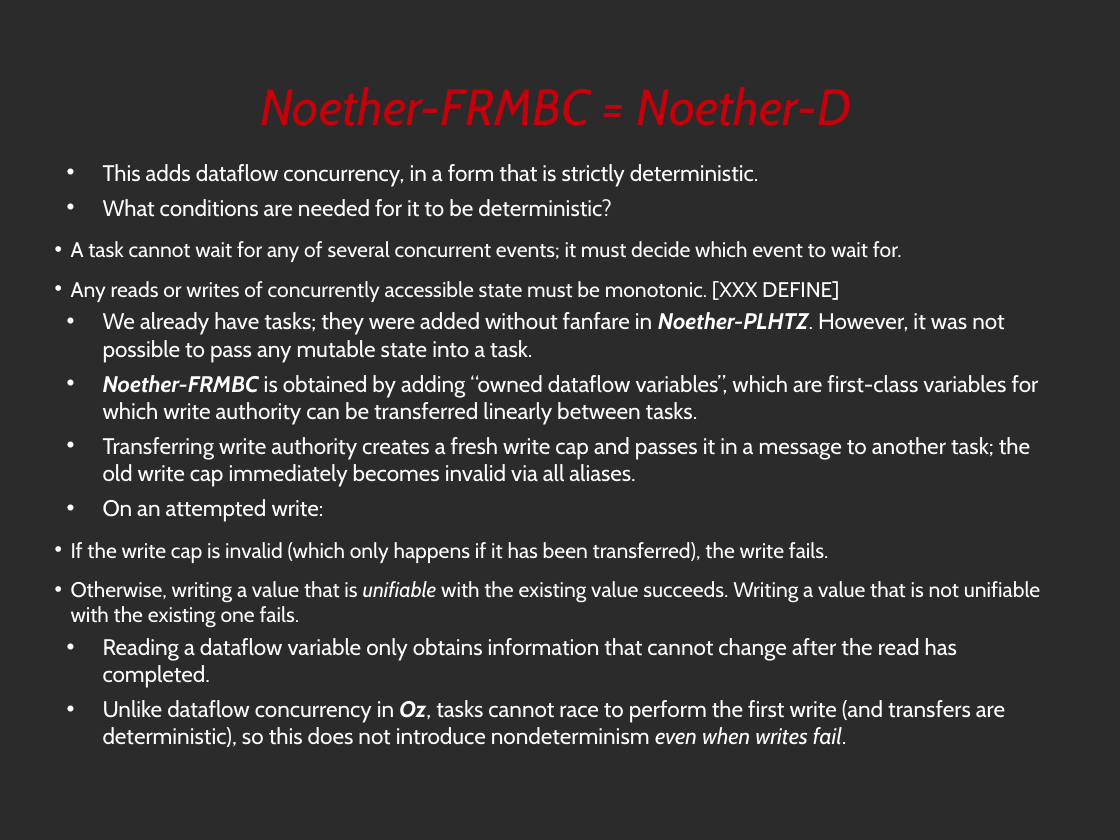
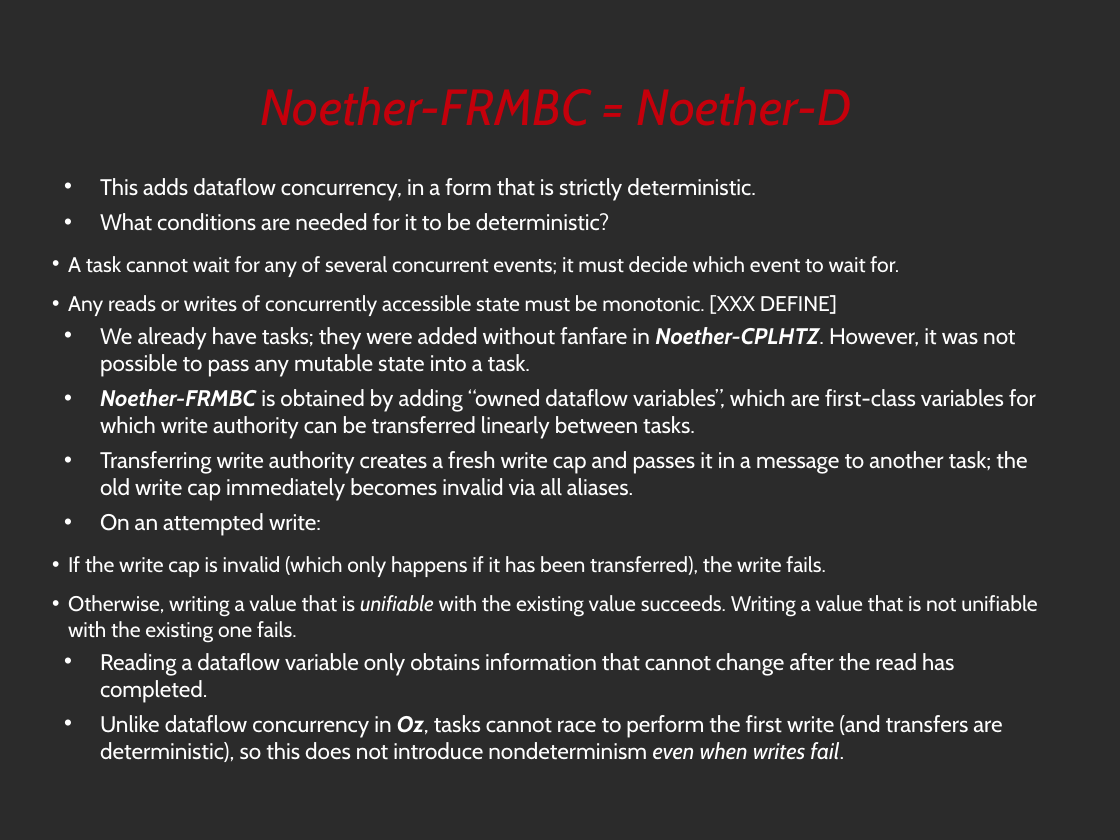
Before and after one commit to noether-lang/noether, a slide deck: slide 46 of doc/presentations/StrangeLoop/src/noether.odp. Drawn at 1120x840 pixels with LibreOffice and Linux fonts; fonts in the diff are those of the drawing; background and template pictures are left out; a plain dark background stands for a picture behind light text. Boxes give left, top, right and bottom in pixels: in the first picture for what was removed or moved away, otherwise in the second. Text is boxed around its words. In the diff, an @@ line names an element or a change of style, - is before the commit and + after.

```diff
--- a/doc/presentations/StrangeLoop/src/noether.odp
+++ b/doc/presentations/StrangeLoop/src/noether.odp
@@ text "This adds dataflow concurrency, in ...": place and size @@
-text "This adds dataflow concurrency, in ..." at [71, 164, 1040, 723]
+text "This adds dataflow concurrency, in ..." at [68, 178, 1037, 737]
@@ text at [100, 327, 1015, 377]: text changed @@
-• We already have tasks; they were added without fanfare in Noether-PLHTZ. However, it was not possible to pass any mutable state into a task.
+• We already have tasks; they were added without fanfare in Noether-CPLHTZ. However, it was not possible to pass any mutable state into a task.
```
Also in this commit, not shown: 33 other slides changed, 1 other file.
